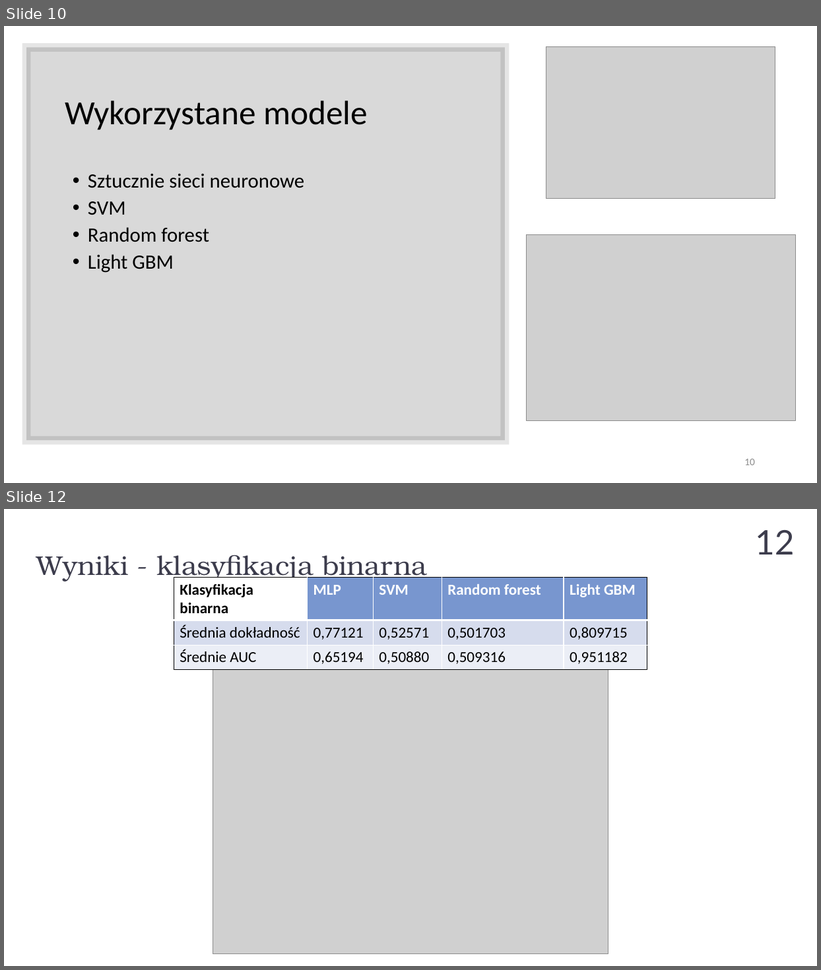
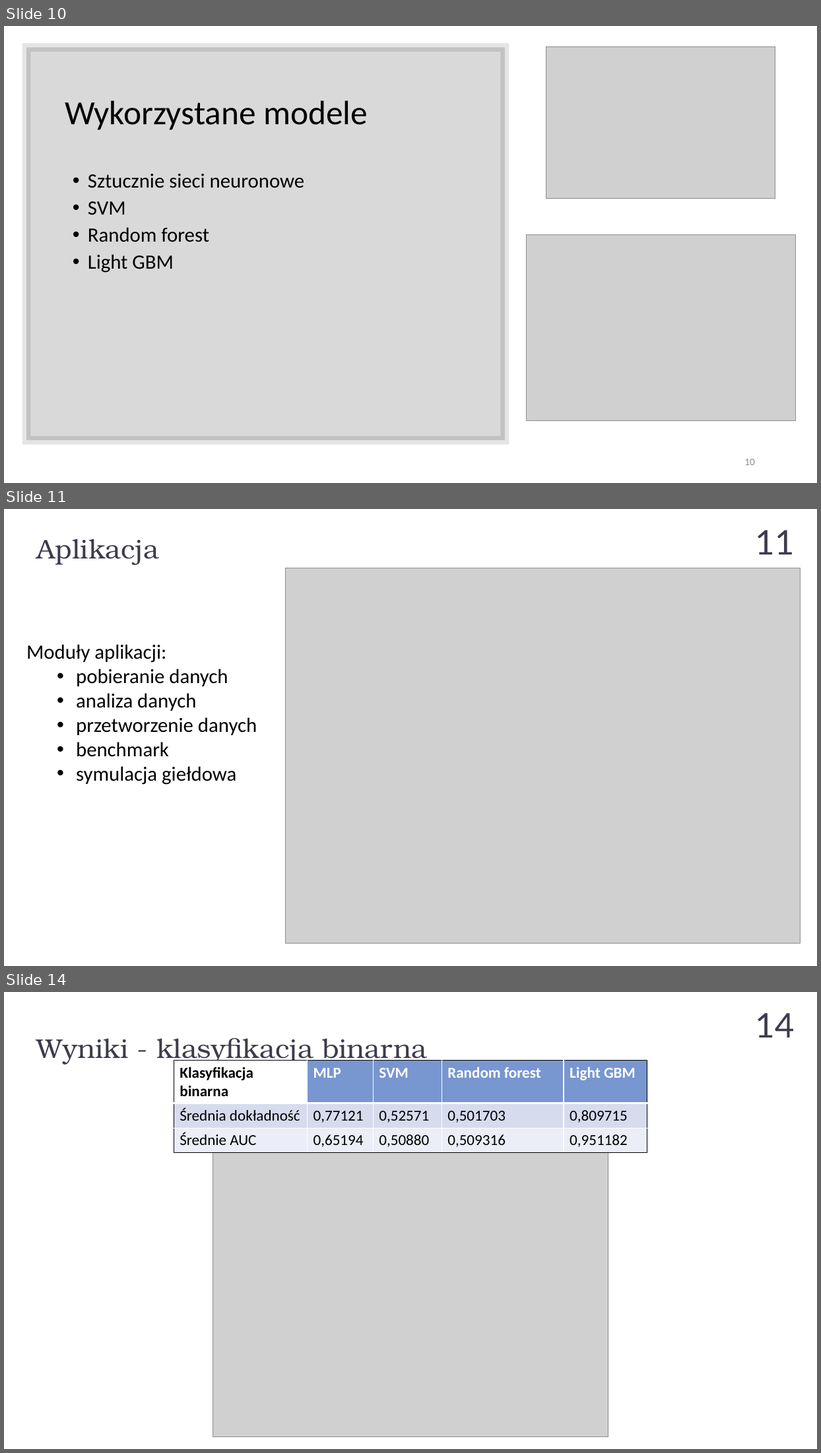
Before and after one commit to nikowis/ai-broker, a slide deck: docs/prezentacja-obrona.pptx. Shown one above the other, each under a label of ours: slides 10 and 12 before the commit, slides 10, 11 and 14 after it; the slides between them are not shown. The pictures are 821x970 and 821x1453 pixels, drawn with LibreOffice and Linux fonts; fonts in the diff are those of the drawing; grey boxes stand for pictures. Boxes give left, top, right and bottom in pixels: in the first picture for what was removed or moved away, otherwise in the second. Text is boxed around its words. In the diff, an @@ line names an element or a change of style, - is before the commit and + after.

```diff
--- a/docs/prezentacja-obrona.pptx
+++ b/docs/prezentacja-obrona.pptx
@@ slide 11 added at (4,509,817,966), background #FFFFFF @@
@@ text added at (37,539,159,565), 32 pt, text #3C3C4C @@
+Aplikacja
@@ page number added at (755,530,794,555), 40 pt, text #3C3C4C @@
+11
@@ picture added at (286,568,801,944) @@
@@ text added at (26,644,257,785), 24 pt, text #000000 @@
+Moduły aplikacji:
+  • pobieranie danych
+  • analiza danych
+  • przetworzenie danych
+  • benchmark
+  • symulacja giełdowa
@@ what was slide 12 is now slide 14 @@
@@ page number at (755,1013,794,1038): text changed @@
-12
+14
```
Also in this commit, not shown: 6 slides changed, 1 other slide added, 2 other files.
